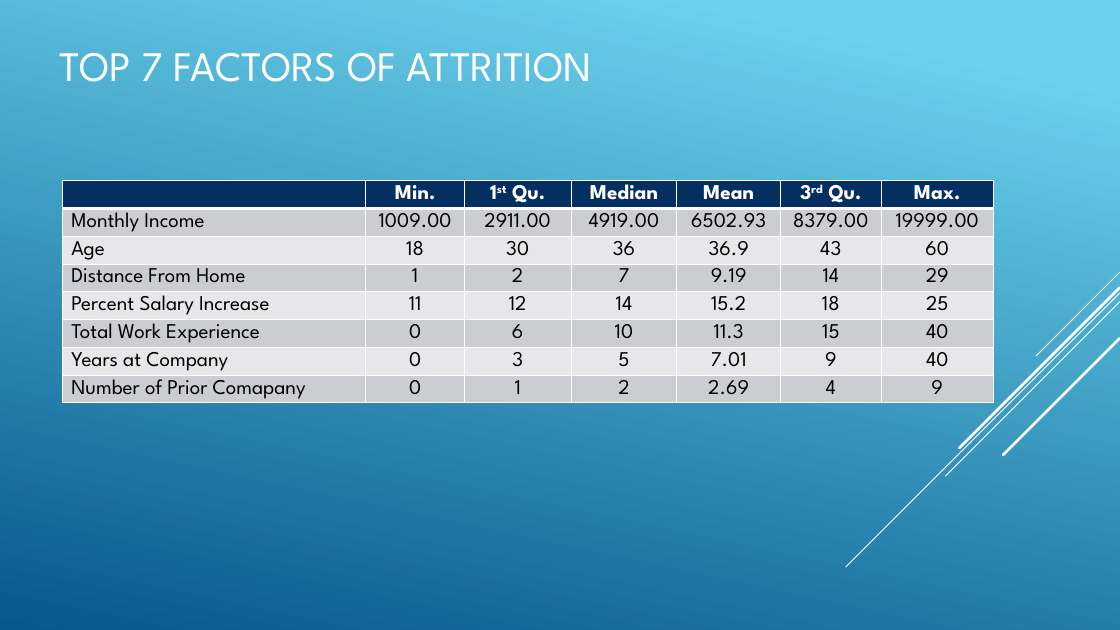
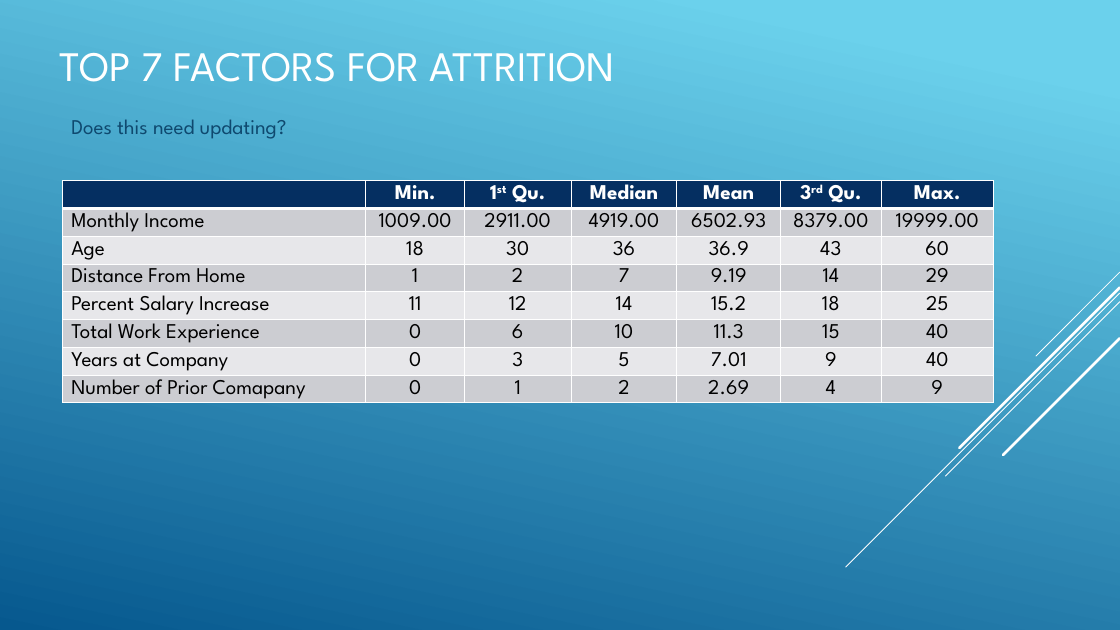
Before and after one commit to R-Chandna/MSDS6306_CaseStudy_2, a slide deck: slide 7 of Attrition_Case_Study_2_pptx_TAJAR_IP.pptx. Drawn at 1120x630 pixels with LibreOffice and Linux fonts; fonts in the diff are those of the drawing. Boxes give left, top, right and bottom in pixels: in the first picture for what was removed or moved away, otherwise in the second. Text is boxed around its words. In the diff, an @@ line names an element or a change of style, - is before the commit and + after.

```diff
--- a/Attrition_Case_Study_2_pptx_TAJAR_IP.pptx
+++ b/Attrition_Case_Study_2_pptx_TAJAR_IP.pptx
@@ title at box(60, 53, 615, 82): text changed @@
-TOP 7 FACTORS OF ATTRITION
+TOP 7 FACTORS FOR ATTRITION
@@ text added at box(71, 119, 287, 139), 18 pt, text #0F496F @@
+Does this need updating?
```
Also in this commit, not shown: 6 other slides changed, 3 slides added, 2 slides removed, 3 other files.
